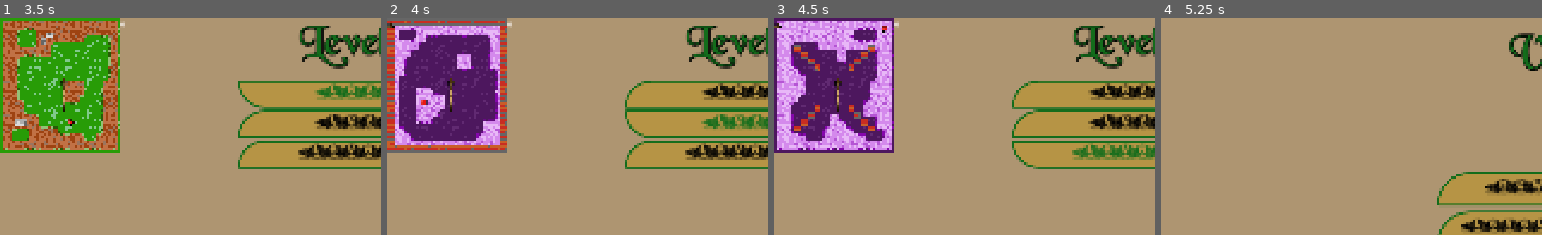
Above: before the commit, frames 1-4 (left to right).
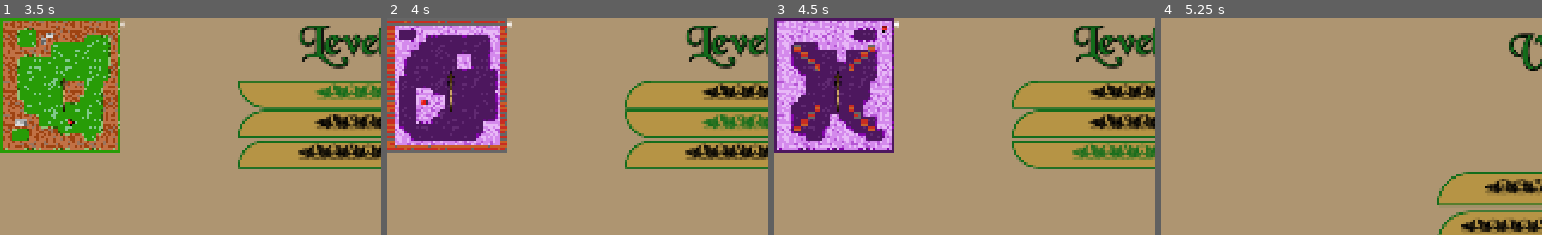
Above: after the commit, the same moments.

Repository: B-nce/Snake
Game: Godot game, scene res://scenes/main_menu_scene/main_menu.tscn
Two runs of this game, one before a commit and one after it. Both use one fixed random seed, a clock stepped at 60 frames per second and the inputs below.
Inputs:
- Up to frame 1 (3.5 s): click "(New Game)" at 0.5 s; click "(New Game)" at 1.25 s; click "(Level select)" at 2 s; click "(Level one)" at 2.75 s
- Up to frame 2 (4 s): click "(Level two)" at 3.5 s
- Up to frame 3 (4.5 s): click "(Level three)" at 4.25 s
- Up to frame 4 (5.25 s): click "(back)" at 5 s
The pictures show only the part of the screen within x 0-50%, y 0-50%; the shares and areas given below are measured in that part.

Frame 1 is identical in both runs. In frame 2, less than 0.1% of the frame differs, in the area x 0-33%, y 2-30%; in frame 3, 0.1%, in the area x 0-33%, y 1-30%; in frame 4, nothing differs.
Error before the commit: Attempt to call function 'set_wait_time' in base 'null instance' on a null instance. (res://scenes/level_1/level_1.gd:15)

Commit message:
fixed base missing timer and score label

Diff:
--- a/snake/scenes/level_1/level_1.tscn
+++ b/snake/scenes/level_1/level_1.tscn
@@ -18,19 +18,9 @@
 [node name="Wall" parent="Level" index="1"]
 tile_map_data = PackedByteArray("AAACAA8AAAAGAAAAAAADAA8AAAAGAAAAAAAHAAIAAAAGAAAAAAAGAAMAAAAGAAAAAAA=")
 
+[connection signal="apple_eaten" from="Player" to="." method="_on_player_apple_eaten"]
 [connection signal="apple_eaten" from="Player" to="Level" method="_on_player_apple_eaten"]
+[connection signal="snake_death" from="Player" to="." method="_on_player_snake_death"]
 [connection signal="snake_death" from="Player" to="Level" method="_on_player_snake_death"]
 
 [editable path="Level"]
-[node name="ScoreLabel" type="Label" parent="."]
-unique_name_in_owner = true
-offset_left = 289.0
-offset_top = 1.0
-offset_right = 379.0
-offset_bottom = 53.0
-text = "0"
-
-[node name="ScoreTimer" type="Timer" parent="."]
-
-[connection signal="apple_eaten" from="Player" to="." method="_on_player_apple_eaten"]
-[connection signal="snake_death" from="Player" to="." method="_on_player_snake_death"]
--- a/snake/scenes/level_base/level_base.tscn
+++ b/snake/scenes/level_base/level_base.tscn
@@ -127,3 +127,13 @@
 unique_name_in_owner = true
 offset_right = 40.0
 offset_bottom = 23.0
+
+[node name="ScoreTimer" type="Timer" parent="."]
+
+[node name="ScoreLabel" type="Label" parent="."]
+unique_name_in_owner = true
+offset_left = 289.0
+offset_top = 1.0
+offset_right = 379.0
+offset_bottom = 53.0
+text = "0"
